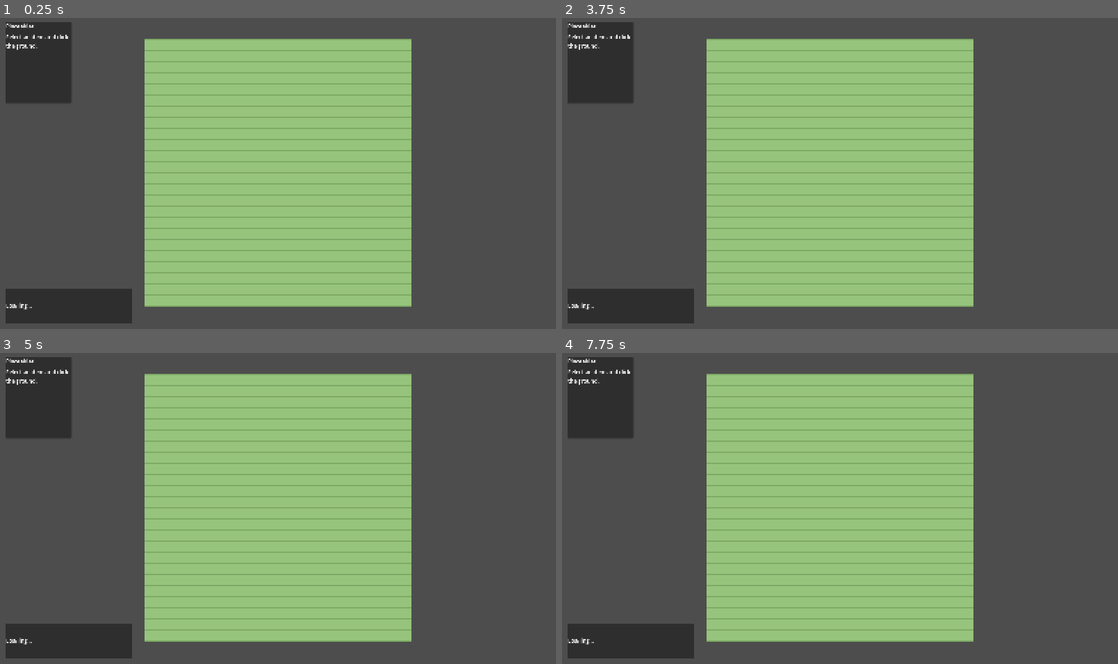
Above: before the commit, frames 1-4 (two rows, left to right).
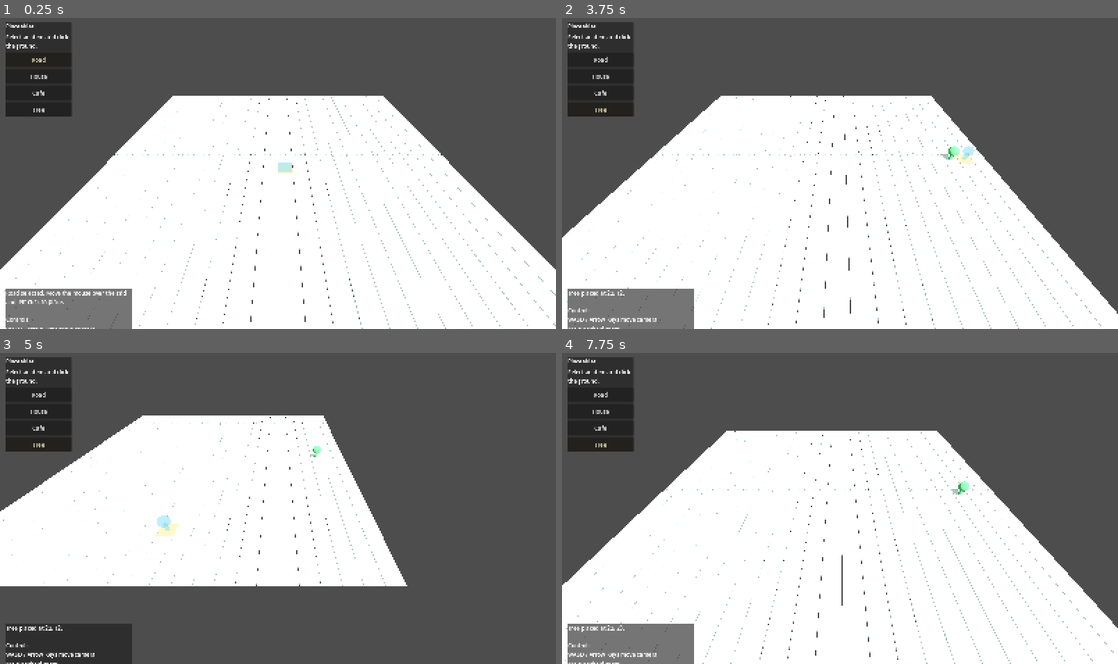
Above: after the commit, the same moments.

Repository: joyshu93/bloomtail_village
Game: Godot game, scene res://scenes/main/Main.tscn
Same seed, same stepped clock (60 frames per second), same inputs: the game is played once before the commit and once after it.
Inputs (mouse positions are in pixels of both pictures, inside the frame that each line leads up to):
- Up to frame 1 (0.25 s): no input
- Up to frame 2 (3.75 s): click (600, 58) at 0.5 s, where only the run after the commit has a clickable "Road"; click (600, 77) at 1.25 s, where only the run after the commit has a clickable "House"; click (600, 92) at 2 s, where only the run after the commit has a clickable "Cafe"; click (600, 108) at 2.75 s, where only the run after the commit has a clickable "Tree"; tap Enter at 3.5 s; move the mouse to (962, 157) at 3.52 s; hold D from 3.53 s (still down); click (962, 157) at 3.67 s
- Up to frame 3 (5 s): move the mouse to (166, 524) at 4.27 s; release D at 4.28 s; hold S from 4.28 s (still down)
- Up to frame 4 (7.75 s): move the mouse to (895, 440) at 5.02 s; release S at 5.03 s; hold D 5.03-5.78 s; move the mouse to (812, 570) at 5.77 s; hold W 5.78-6.53 s; click (812, 570) at 5.92 s; move the mouse to (1006, 555) at 6.52 s; hold A from 6.53 s (still down); move the mouse to (673, 461) at 7.27 s

The runs differ from the first frame. In frame 1, 67% of the frame differs, in the area x 0-100%, y 6-100%; in frame 2, 67%; in frame 3, 53%; in frame 4, 67%.
Error before the commit: Parse Error: Cannot infer the type of "active_homes" variable because the value doesn't have a set type. (res://scripts/managers/resident_manager.gd:36)

Commit message:
Fix main scene wiring for 3D startup

Diff:
--- a/scenes/main/Main.tscn
+++ b/scenes/main/Main.tscn
@@ -1,42 +1,24 @@
-[gd_scene format=3 uid="uid://dcsltvuihuju8"]
+[gd_scene load_steps=6 format=3]
 
-[ext_resource type="PackedScene" path="res://scenes/game/Game.tscn" id="1"]
+[ext_resource type="PackedScene" path="res://scenes/world/World3D.tscn" id="1"]
 [ext_resource type="PackedScene" path="res://scenes/ui/UIRoot.tscn" id="2"]
-[ext_resource type="Script" uid="uid://bqqxa65d1oy4m" path="res://scripts/main/main.gd" id="3"]
-[ext_resource type="Script" uid="uid://bfjcif1e53ld2" path="res://scripts/managers/game_manager.gd" id="4"]
-[ext_resource type="Script" uid="uid://4s7xubss42du" path="res://scripts/managers/build_manager.gd" id="5"]
-[ext_resource type="Script" uid="uid://c600ng0qy1uul" path="res://scripts/managers/economy_manager.gd" id="6"]
-[ext_resource type="Script" uid="uid://drssj04wms1v" path="res://scripts/managers/resident_manager.gd" id="7"]
-[ext_resource type="Script" uid="uid://c4vn5fgyx23e6" path="res://scripts/managers/town_score_manager.gd" id="8"]
-[ext_resource type="Script" uid="uid://cm2uf84hg3ono" path="res://scripts/managers/save_manager.gd" id="9"]
+[ext_resource type="Script" path="res://scripts/main/main.gd" id="3"]
+[ext_resource type="Script" path="res://scripts/managers/game_manager.gd" id="4"]
+[ext_resource type="Script" path="res://scripts/managers/build_manager.gd" id="5"]
 
-[node name="Main" type="Node" unique_id=1101394939]
+[node name="Main" type="Node"]
 script = ExtResource("3")
 
-[node name="Game" parent="." unique_id=1567133269 instance=ExtResource("1")]
+[node name="World3D" parent="." instance=ExtResource("1")]
 
-[node name="CanvasLayer" type="CanvasLayer" parent="." unique_id=690472161]
+[node name="CanvasLayer" type="CanvasLayer" parent="."]
 
-[node name="UIRoot" parent="CanvasLayer" unique_id=164556303 instance=ExtResource("2")]
+[node name="UIRoot" parent="CanvasLayer" instance=ExtResource("2")]
 
-[node name="Managers" type="Node" parent="." unique_id=1642554620]
+[node name="Managers" type="Node" parent="."]
 
-[node name="GameManager" type="Node" parent="Managers" unique_id=1603304391]
+[node name="GameManager" type="Node" parent="Managers"]
 script = ExtResource("4")
 
-[node name="BuildManager" type="Node" parent="Managers" unique_id=1062689859]
+[node name="BuildManager" type="Node" parent="Managers"]
 script = ExtResource("5")
-
-[node name="EconomyManager" type="Node" parent="Managers" unique_id=1555089903]
-script = ExtResource("6")
-
-[node name="ResidentManager" type="Node" parent="Managers" unique_id=1958027871]
-script = ExtResource("7")
-
-[node name="TownScoreManager" type="Node" parent="Managers" unique_id=924651834]
-script = ExtResource("8")
-
-[node name="SaveManager" type="Node" parent="Managers" unique_id=1038652778]
-script = ExtResource("9")
-
-[node name="AudioManager" type="Node" parent="." unique_id=1332276665]
